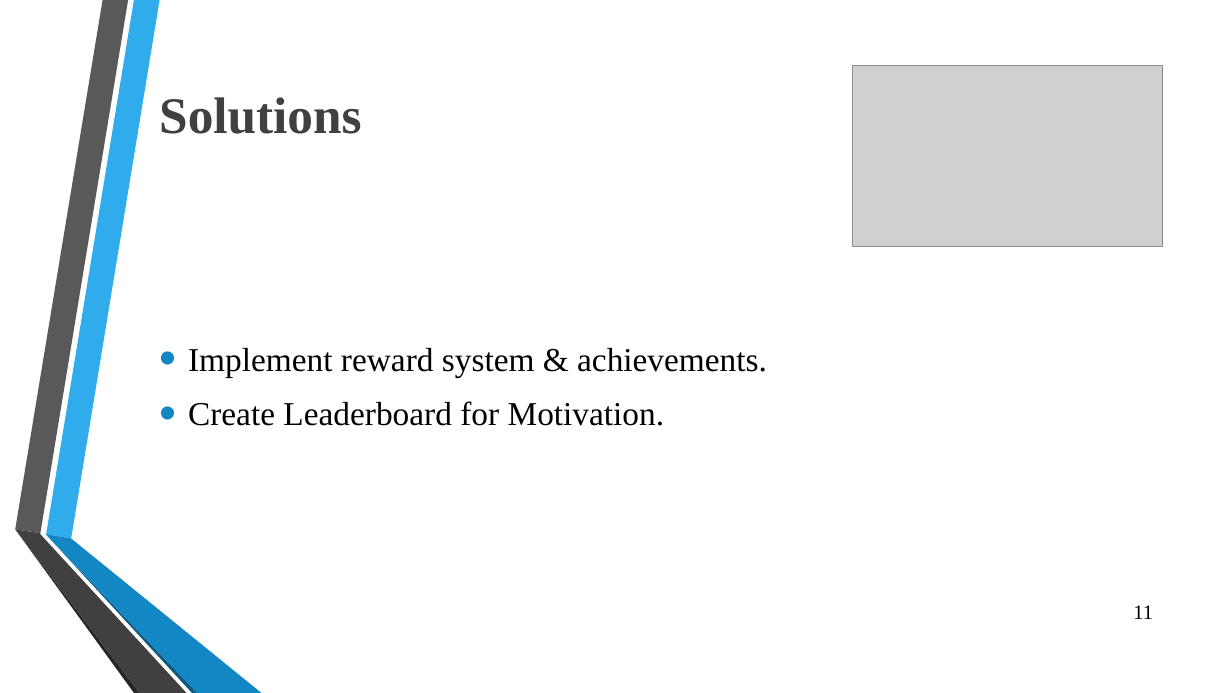
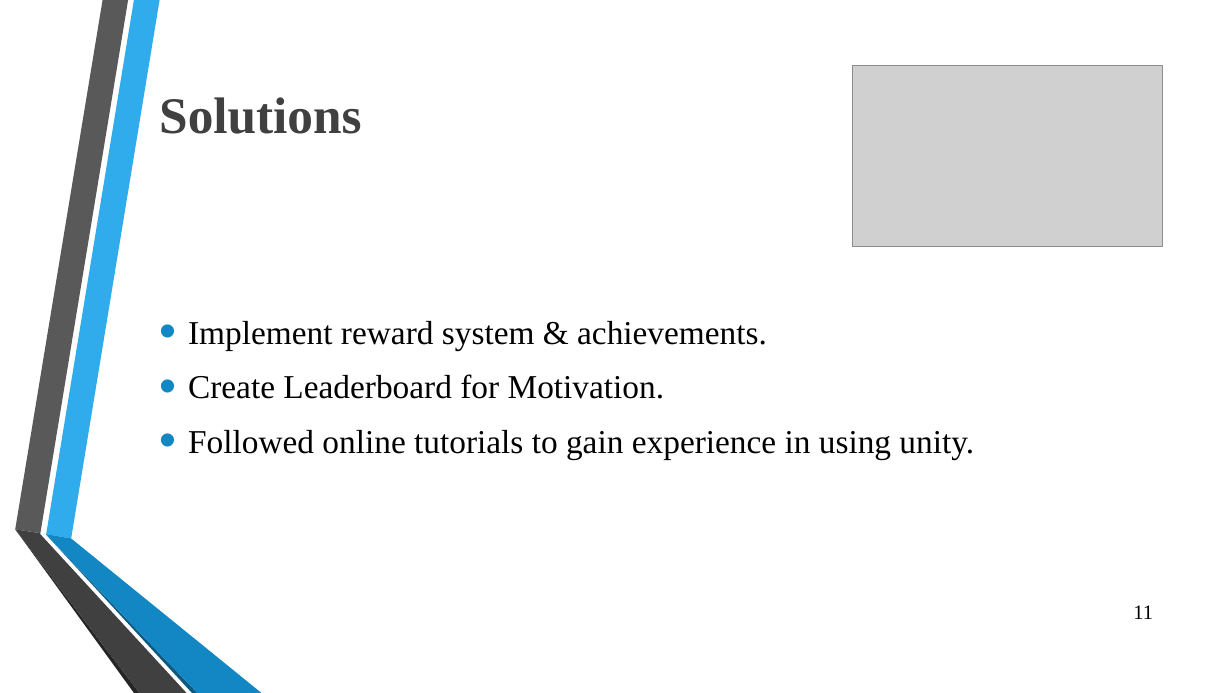
Before and after one commit to OmarSedkyUI/CyberLearningAdventureJunior, a slide deck: slide 11 of Graduation_Project_Presentation_Seminar2.pptx. Drawn at 1232x693 pixels with LibreOffice and Linux fonts; fonts in the diff are those of the drawing; grey boxes stand for pictures; background and template pictures are left out. Boxes give left, top, right and bottom in pixels: in the first picture for what was removed or moved away, otherwise in the second. Text is boxed around its words. In the diff, an @@ line names an element or a change of style, - is before the commit and + after.

```diff
--- a/Graduation_Project_Presentation_Seminar2.pptx
+++ b/Graduation_Project_Presentation_Seminar2.pptx
@@ text at (188,430,974,459): paragraph added @@
+• Followed online tutorials to gain experience in using unity.
```
Also in this commit, not shown: 3 other slides changed.
